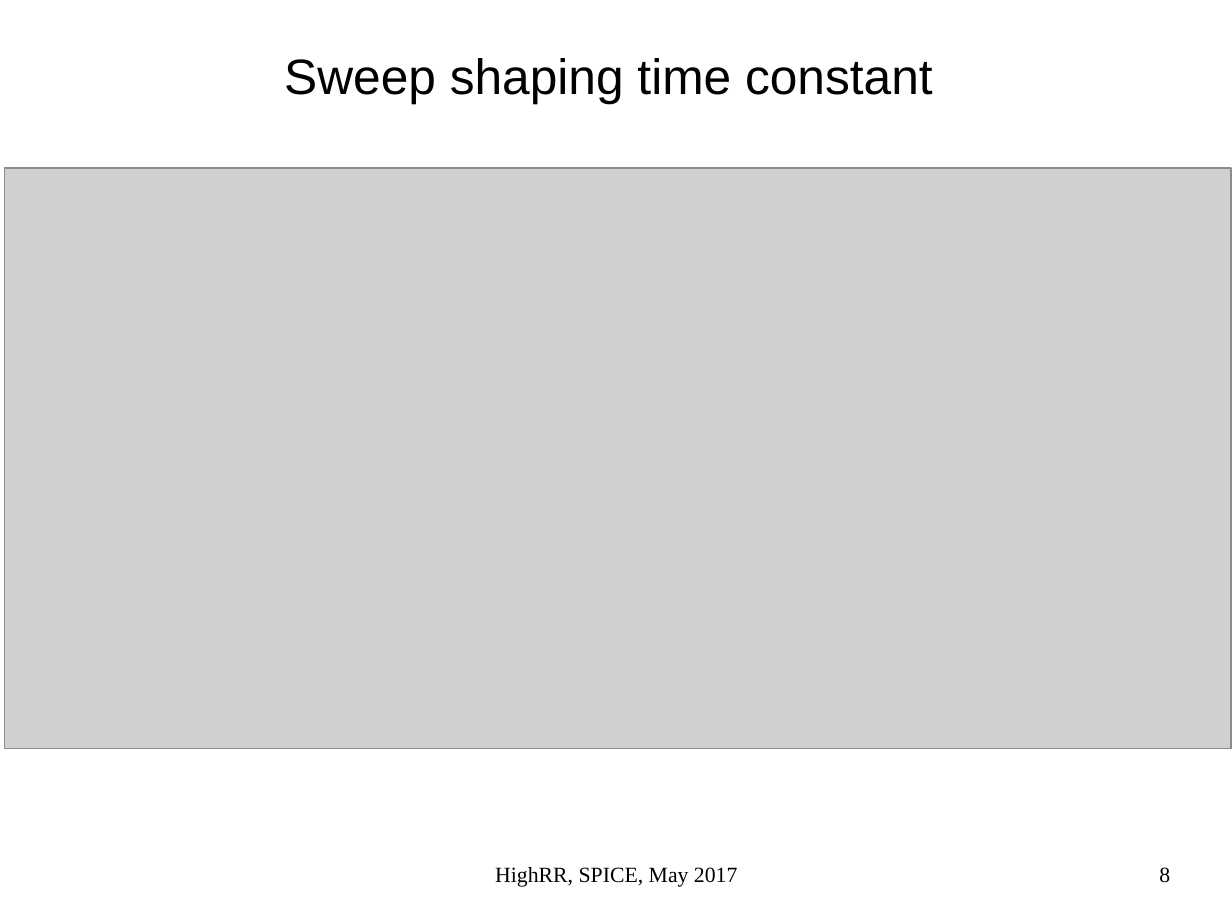
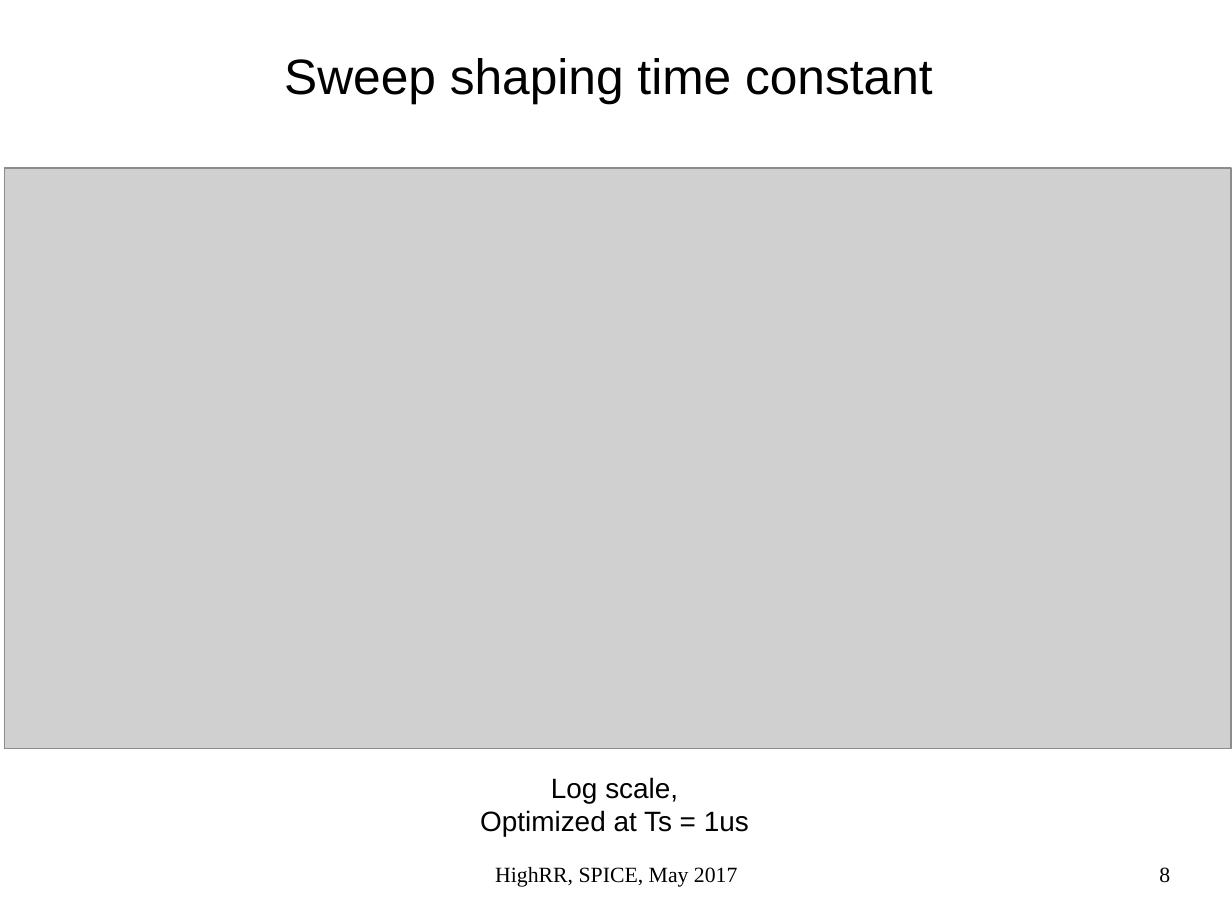
Before and after one commit to yuanzx10/slides, a slide deck: slide 8 of HighRR_Handson_2017/Day3_HandsOn_Solutions.odp. Drawn at 1232x924 pixels with LibreOffice and Linux fonts; fonts in the diff are those of the drawing; grey boxes stand for pictures. Boxes give left, top, right and bottom in pixels: in the first picture for what was removed or moved away, otherwise in the second. Text is boxed around its words. In the diff, an @@ line names an element or a change of style, - is before the commit and + after.

```diff
--- a/HighRR_Handson_2017/Day3_HandsOn_Solutions.odp
+++ b/HighRR_Handson_2017/Day3_HandsOn_Solutions.odp
@@ text added at <box>480,777,749,836</box>, 18 pt, text #000000 @@
+Log scale,
+Optimized at Ts = 1us
```
Also in this commit, not shown: 4 other slides changed, 31 other files.
